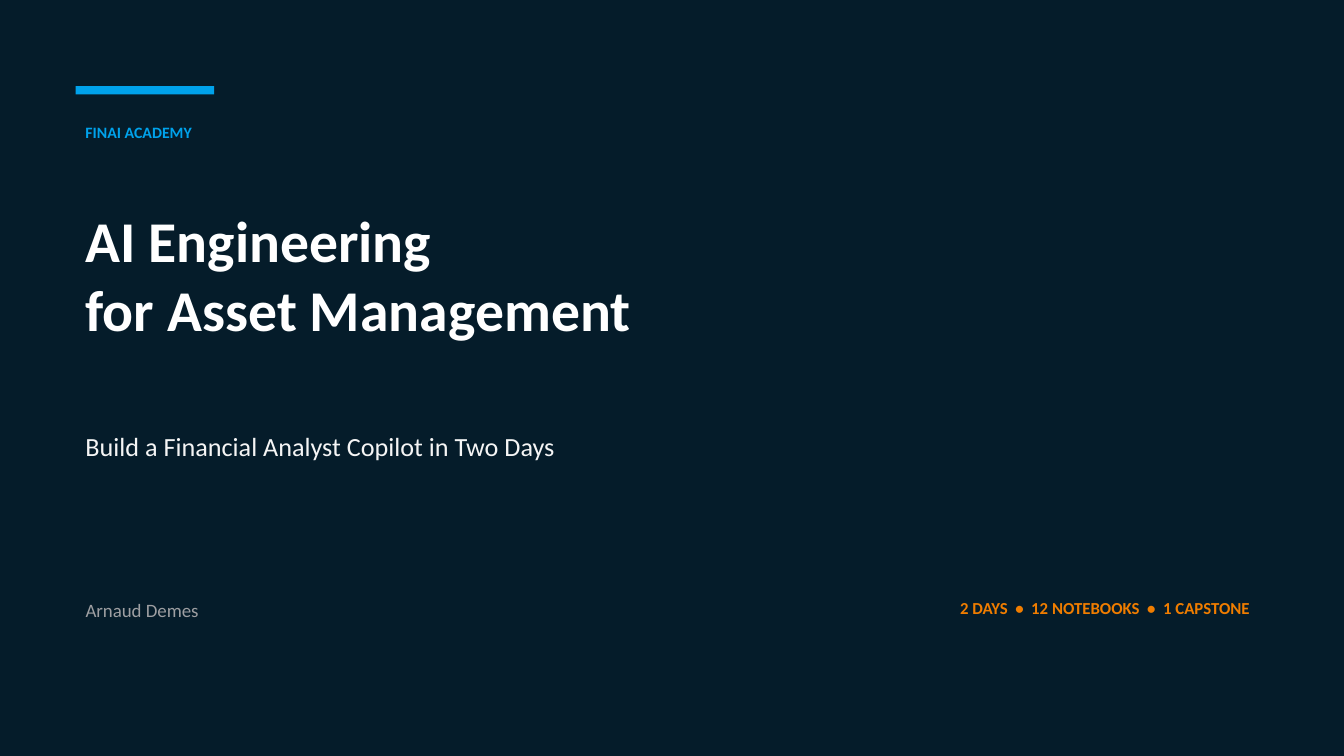
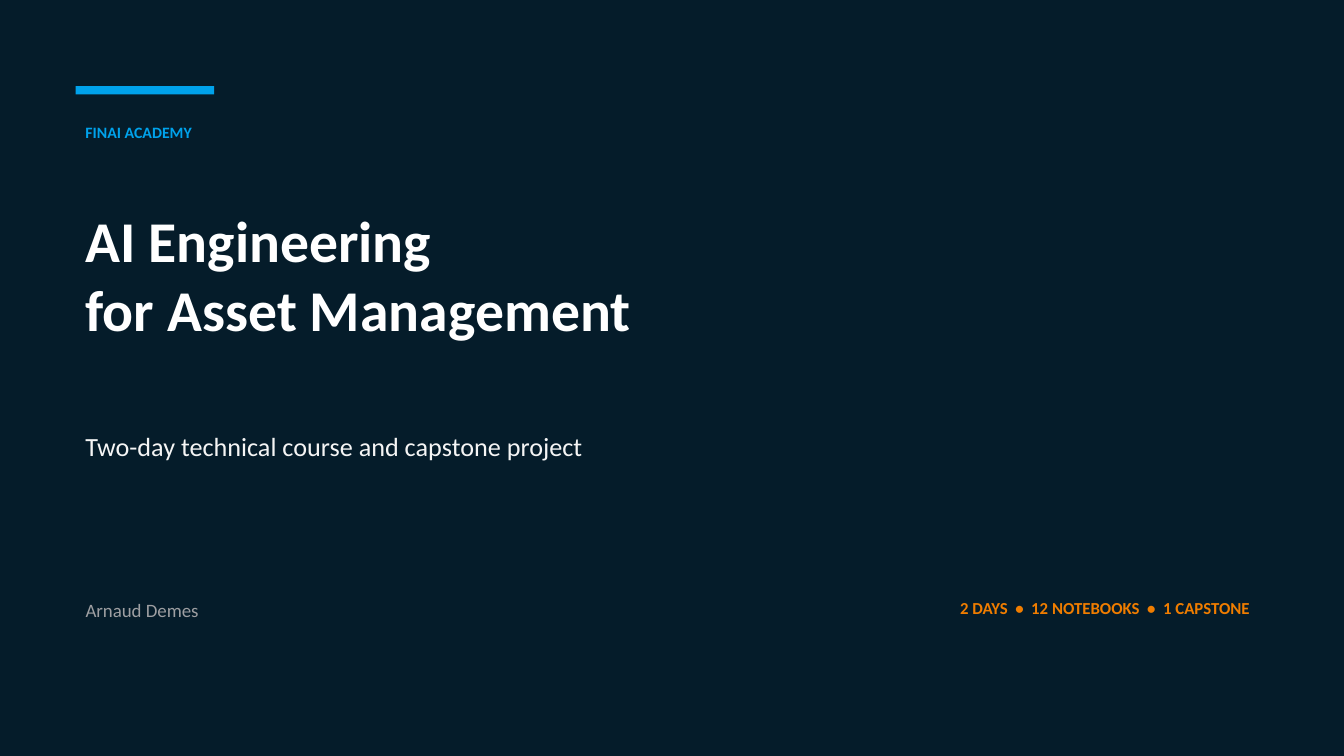
Before and after one commit to Nonocho/finai-academy, a slide deck: slide 1 of decks/00-course-introduction.pptx. Drawn at 1344x756 pixels with LibreOffice and Linux fonts; fonts in the diff are those of the drawing. Boxes give left, top, right and bottom in pixels: in the first picture for what was removed or moved away, otherwise in the second. Text is boxed around its words. In the diff, an @@ line names an element or a change of style, - is before the commit and + after.

```diff
--- a/decks/00-course-introduction.pptx
+++ b/decks/00-course-introduction.pptx
@@ text at bbox=[85, 437, 582, 461]: text changed @@
-Build a Financial Analyst Copilot in Two Days
+Two-day technical course and capstone project
```
Also in this commit, not shown: 11 other slides changed, 1 other file.
